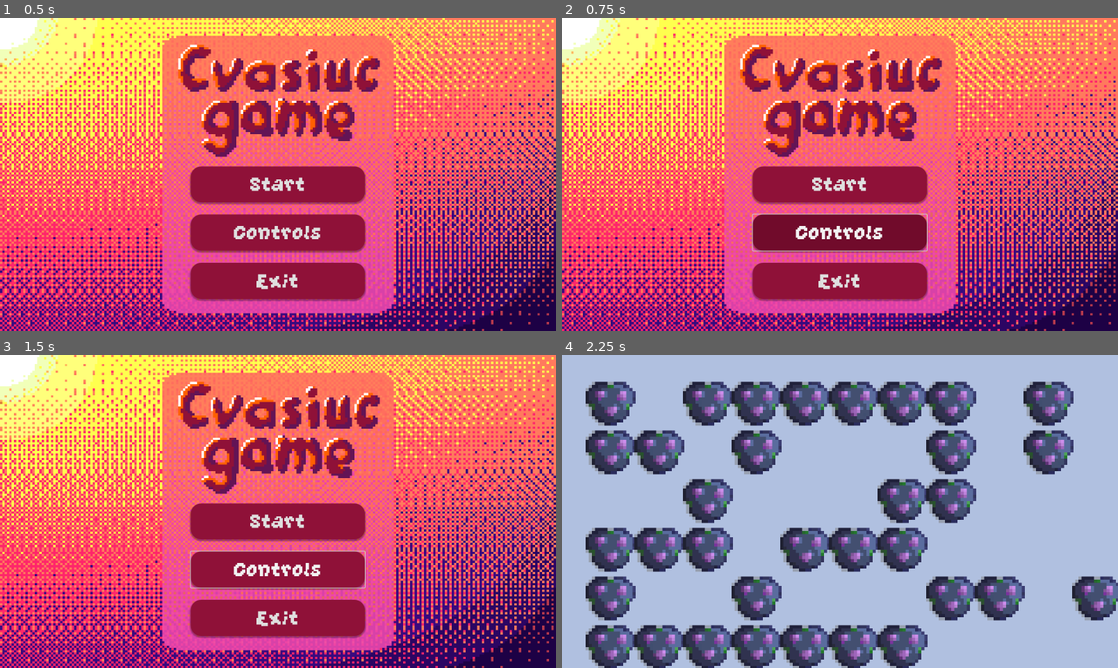
Above: before the commit, frames 1-4 (two rows, left to right).
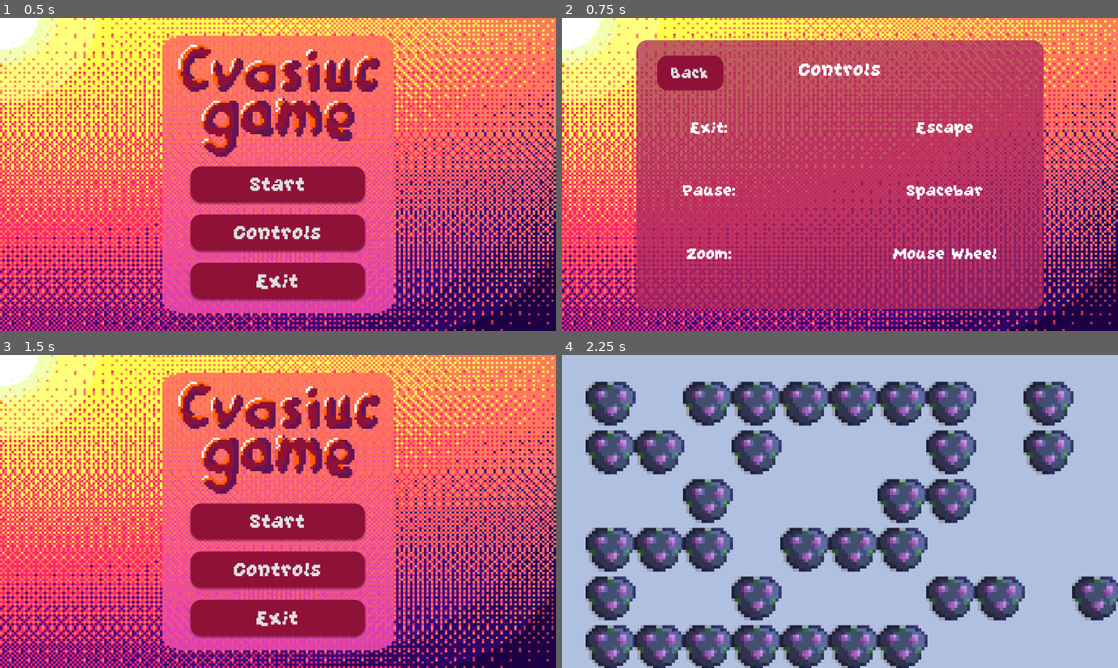
Above: after the commit, the same moments.

Repository: tukaram40k/game-of-life
Game: Godot game, scene res://menus/main_menu.tscn
The game is run twice, just before and just after one commit, with the same random seed, the same clock (stepped at 60 frames per second) and the same inputs.
Inputs (mouse positions are in pixels of both pictures, inside the frame that each line leads up to):
- Up to frame 1 (0.5 s): no input
- Up to frame 2 (0.75 s): click "Controls" at 0.5 s
- Up to frame 3 (1.5 s): click (127, 408) at 1.25 s, where only the run after the commit has a clickable "Back"
- Up to frame 4 (2.25 s): click "Start" at 2 s

Frame 1 is identical in both runs. In frame 2, 62% of the frame differs, in the area x 13-87%, y 5-95%; in frame 3, 0.3%; in frame 4, nothing differs.

Commit message:
connected controls menu logic

Diff:
--- /dev/null
+++ b/menus/controls_menu.gd
@@ -0,0 +1,5 @@
+extends Control
+
+# кнопка back в меню controls
+func _on_back_button_pressed() -> void:
+	get_tree().change_scene_to_file("res://menus/main_menu.tscn")
--- a/menus/controls_menu.tscn
+++ b/menus/controls_menu.tscn
@@ -1,6 +1,7 @@
-[gd_scene load_steps=5 format=3 uid="uid://cdntmam502dov"]
+[gd_scene load_steps=9 format=3 uid="uid://cdntmam502dov"]
 
 [ext_resource type="Texture2D" uid="uid://dagmvkbt0i4h4" path="res://assets/images/splash-screen.png" id="1_k2nvn"]
+[ext_resource type="Script" path="res://menus/controls_menu.gd" id="1_sdp6k"]
 [ext_resource type="FontFile" uid="uid://cj7xlc3pgagd3" path="res://assets/fonts/GrapeSoda.ttf" id="2_mcgoh"]
 
 [sub_resource type="StyleBoxTexture" id="StyleBoxTexture_kj1i4"]
@@ -13,6 +14,27 @@
 corner_radius_bottom_right = 30
 corner_radius_bottom_left = 30
 
+[sub_resource type="StyleBoxFlat" id="StyleBoxFlat_i8drs"]
+bg_color = Color(0.476858, 0.0492223, 0.181972, 1)
+corner_radius_top_left = 30
+corner_radius_top_right = 30
+corner_radius_bottom_right = 30
+corner_radius_bottom_left = 30
+
+[sub_resource type="StyleBoxFlat" id="StyleBoxFlat_vveq2"]
+bg_color = Color(0.530277, 0.0968009, 0.336373, 1)
+corner_radius_top_left = 30
+corner_radius_top_right = 30
+corner_radius_bottom_right = 30
+corner_radius_bottom_left = 30
+
+[sub_resource type="StyleBoxFlat" id="StyleBoxFlat_l0n6g"]
+bg_color = Color(0.560784, 0.0666667, 0.219608, 1)
+corner_radius_top_left = 30
+corner_radius_top_right = 30
+corner_radius_bottom_right = 30
+corner_radius_bottom_left = 30
+
 [node name="ControlsMenu" type="Control"]
 layout_mode = 3
 anchors_preset = 15
@@ -20,6 +42,7 @@
 anchor_bottom = 1.0
 grow_horizontal = 2
 grow_vertical = 2
+script = ExtResource("1_sdp6k")
 
 [node name="BackgroundPanel" type="Panel" parent="."]
 texture_filter = 1
@@ -45,6 +68,24 @@
 grow_horizontal = 2
 grow_vertical = 2
 theme_override_styles/panel = SubResource("StyleBoxFlat_0j0t8")
+
+[node name="Button" type="Button" parent="MenuBackground"]
+layout_mode = 1
+anchors_preset = -1
+anchor_left = 0.051
+anchor_top = 0.056
+anchor_right = 0.214
+anchor_bottom = 0.186
+offset_left = 0.227997
+offset_top = 0.211998
+offset_right = 0.192017
+offset_bottom = -0.278
+theme_override_fonts/font = ExtResource("2_mcgoh")
+theme_override_font_sizes/font_size = 60
+theme_override_styles/hover = SubResource("StyleBoxFlat_i8drs")
+theme_override_styles/pressed = SubResource("StyleBoxFlat_vveq2")
+theme_override_styles/normal = SubResource("StyleBoxFlat_l0n6g")
+text = "Back"
 
 [node name="ControlsLabel" type="Label" parent="."]
 layout_mode = 1
@@ -73,7 +114,7 @@
 anchor_right = 0.5
 anchor_bottom = 0.5
 offset_left = -452.0
-offset_top = -233.0
+offset_top = -218.0
 offset_right = 453.0
 offset_bottom = 312.0
 grow_horizontal = 2
@@ -137,3 +178,5 @@
 theme_override_font_sizes/font_size = 60
 text = "Mouse Wheel"
 horizontal_alignment = 1
+
+[connection signal="pressed" from="MenuBackground/Button" to="." method="_on_back_button_pressed"]
--- a/menus/main_menu.gd
+++ b/menus/main_menu.gd
@@ -5,7 +5,7 @@
 
 # потом че-то пихну сюда
 func _on_controls_button_pressed() -> void:
-	pass
+	get_tree().change_scene_to_file("res://menus/controls_menu.tscn")
 
 func _on_exit_button_pressed() -> void:
 	get_tree().quit()
